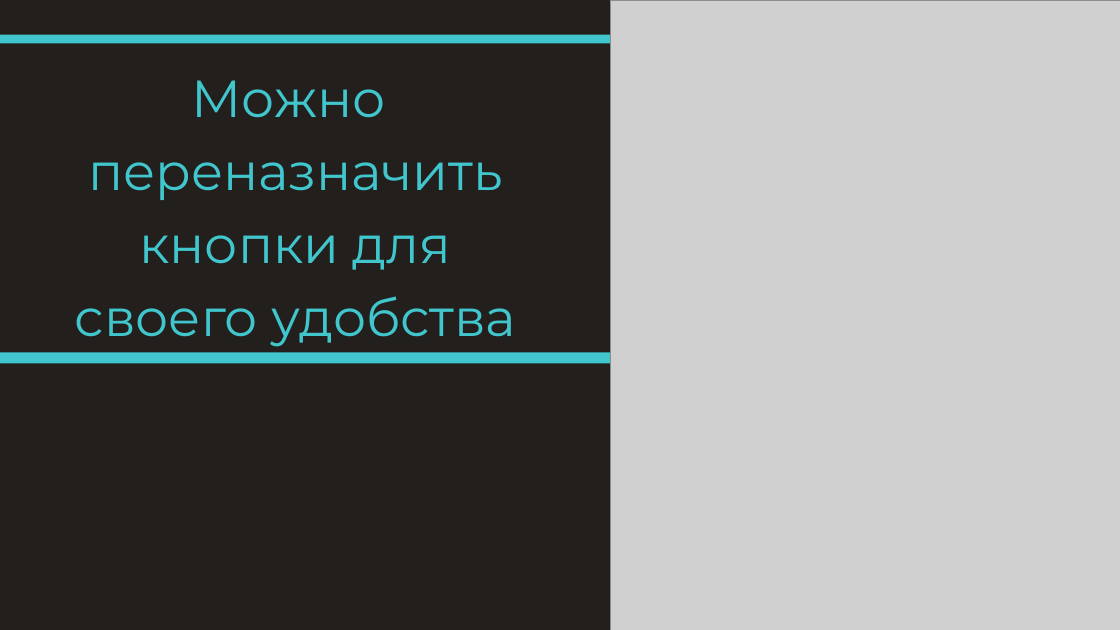
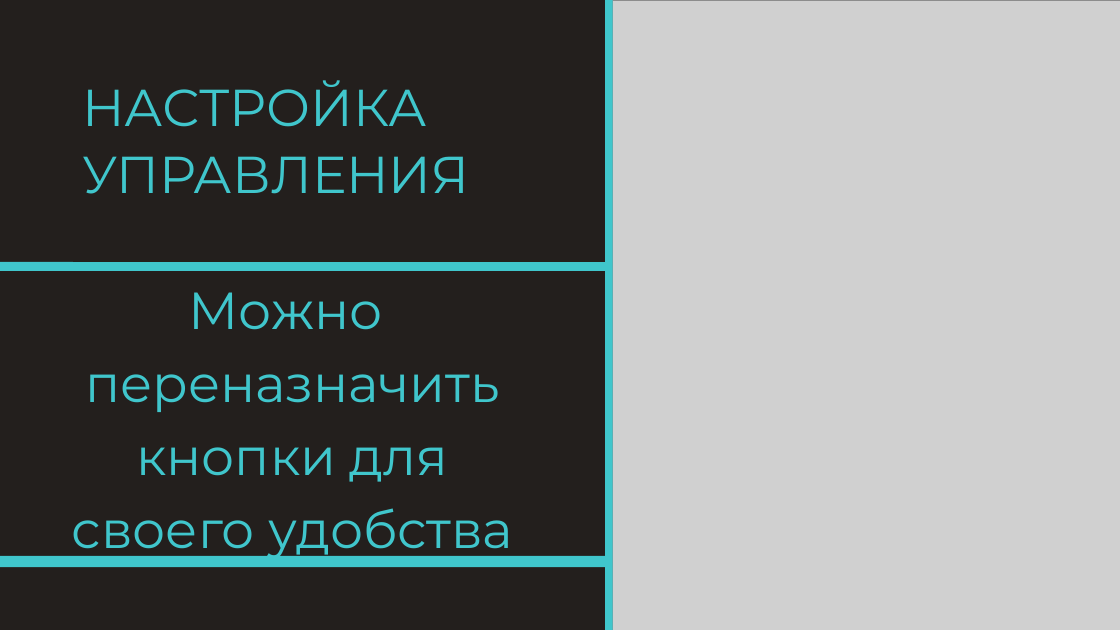
Before and after one commit to Nekro25/Alien-Miner, a slide deck: slide 8 of PRESENT/Инопланетный шахтер.pptx (slide 9 before the commit). Drawn at 1120x630 pixels with LibreOffice and Linux fonts; fonts in the diff are those of the drawing; grey boxes stand for pictures. Boxes give left, top, right and bottom in pixels: in the first picture for what was removed or moved away, otherwise in the second. Text is boxed around its words. In the diff, an @@ line names an element or a change of style, - is before the commit and + after.

```diff
--- a/PRESENT/Инопланетный шахтер.pptx
+++ b/PRESENT/Инопланетный шахтер.pptx
@@ line added from (609, 630) to (609, 0), #40C6CC 9.75 pt @@
@@ text added at (82,80,469,194), 66.7 pt, text #40C6CC @@
+НАСТРОЙКА УПРАВЛЕНИЯ
@@ line moved from (0, 39) - (1120, 39) to (0, 267) - (1120, 267) @@
@@ text "Можно": place and size @@
-text "Можно" at (75,80,516,347)
+text "Можно" at (72,292,513,561)
@@ line moved from (0, 358) - (1120, 358) to (0, 562) - (1120, 562) @@
```
Also in this commit, not shown: 4 other slides changed, 4 slides added, 1 slide removed, 1 other file.
